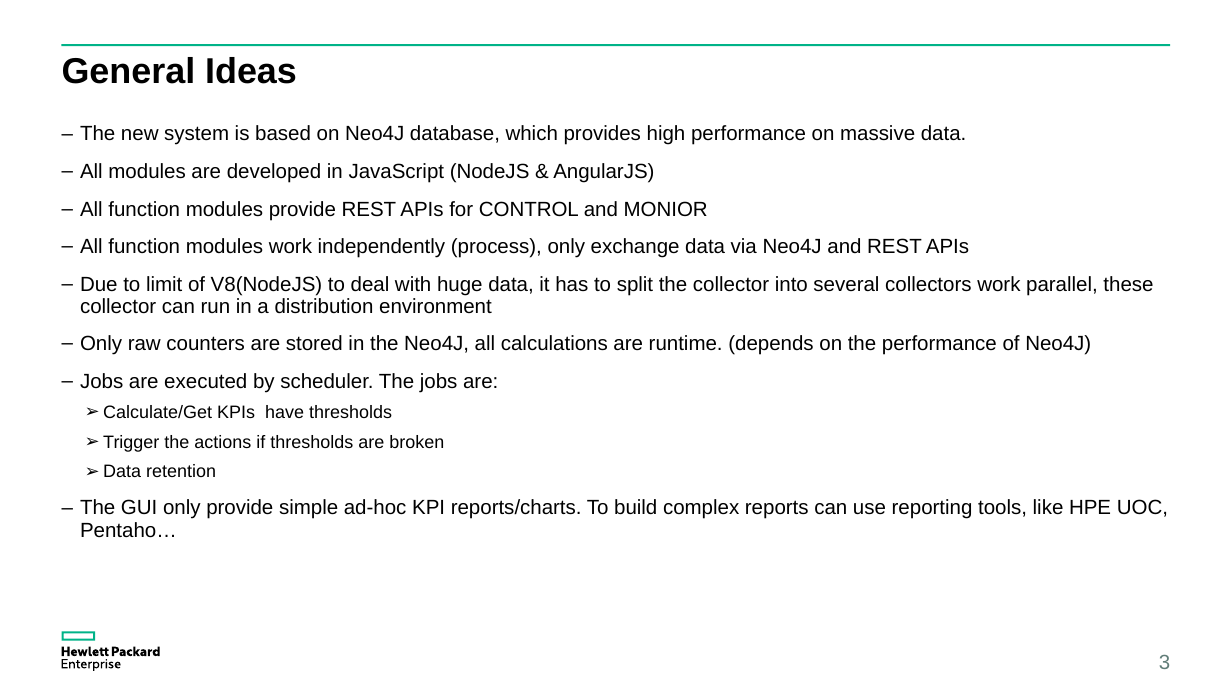
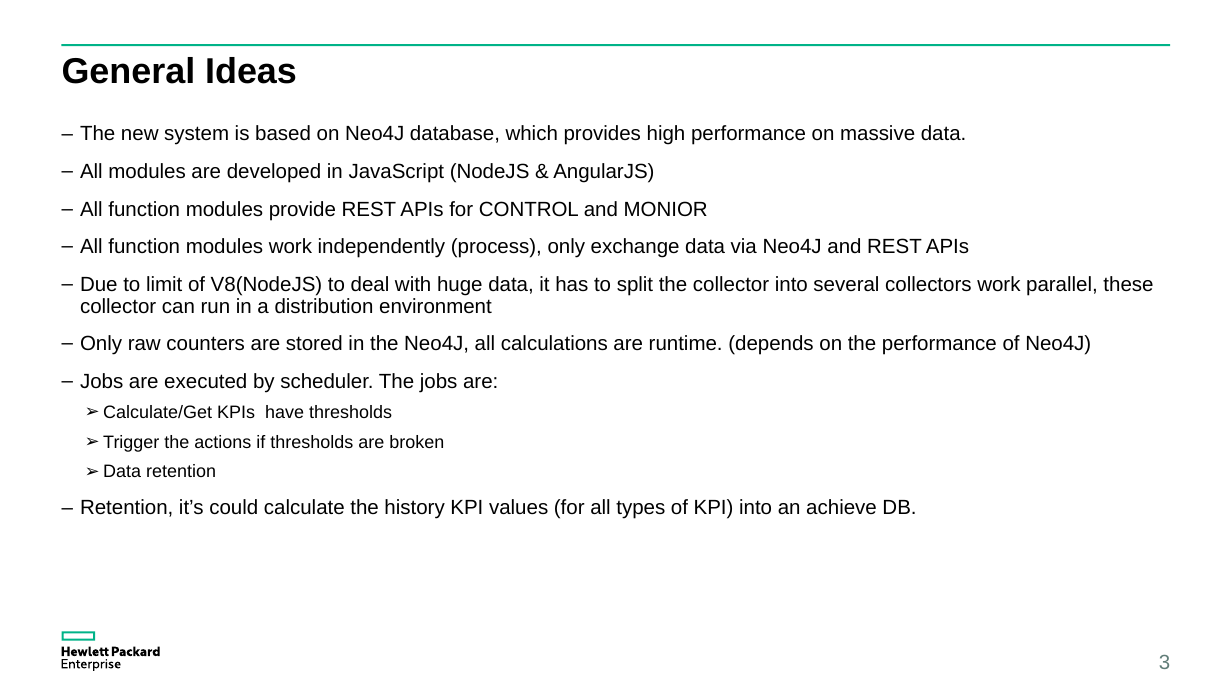
Before and after one commit to yzgang76/MPM, a slide deck: slide 3 of doc/MPM idea.pptx. Drawn at 1232x693 pixels with LibreOffice and Linux fonts; fonts in the diff are those of the drawing. Boxes give left, top, right and bottom in pixels: in the first picture for what was removed or moved away, otherwise in the second. Text is boxed around its words. In the diff, an @@ line names an element or a change of style, - is before the commit and + after.

```diff
--- a/doc/MPM idea.pptx
+++ b/doc/MPM idea.pptx
@@ text at box(80, 499, 916, 519): text changed @@
-– The GUI only provide simple ad-hoc KPI reports/charts. To build complex reports can use reporting tools, like HPE UOC, Pentaho…
+– Retention, it’s could calculate the history KPI values (for all types of KPI) into an achieve DB.
```
Also in this commit, not shown: 4 other slides changed, 7 slides added, 1 slide removed, 1 other file.
